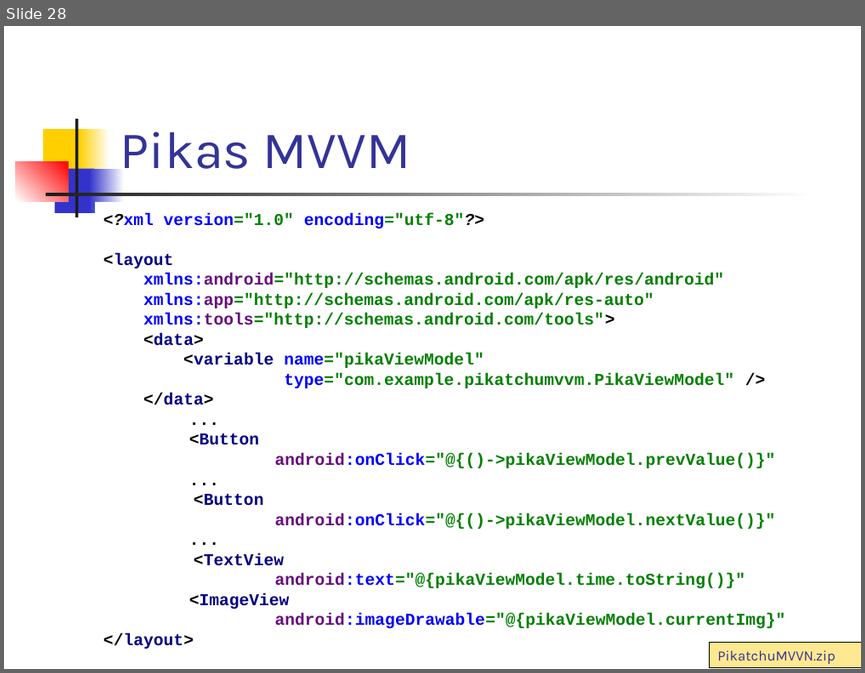
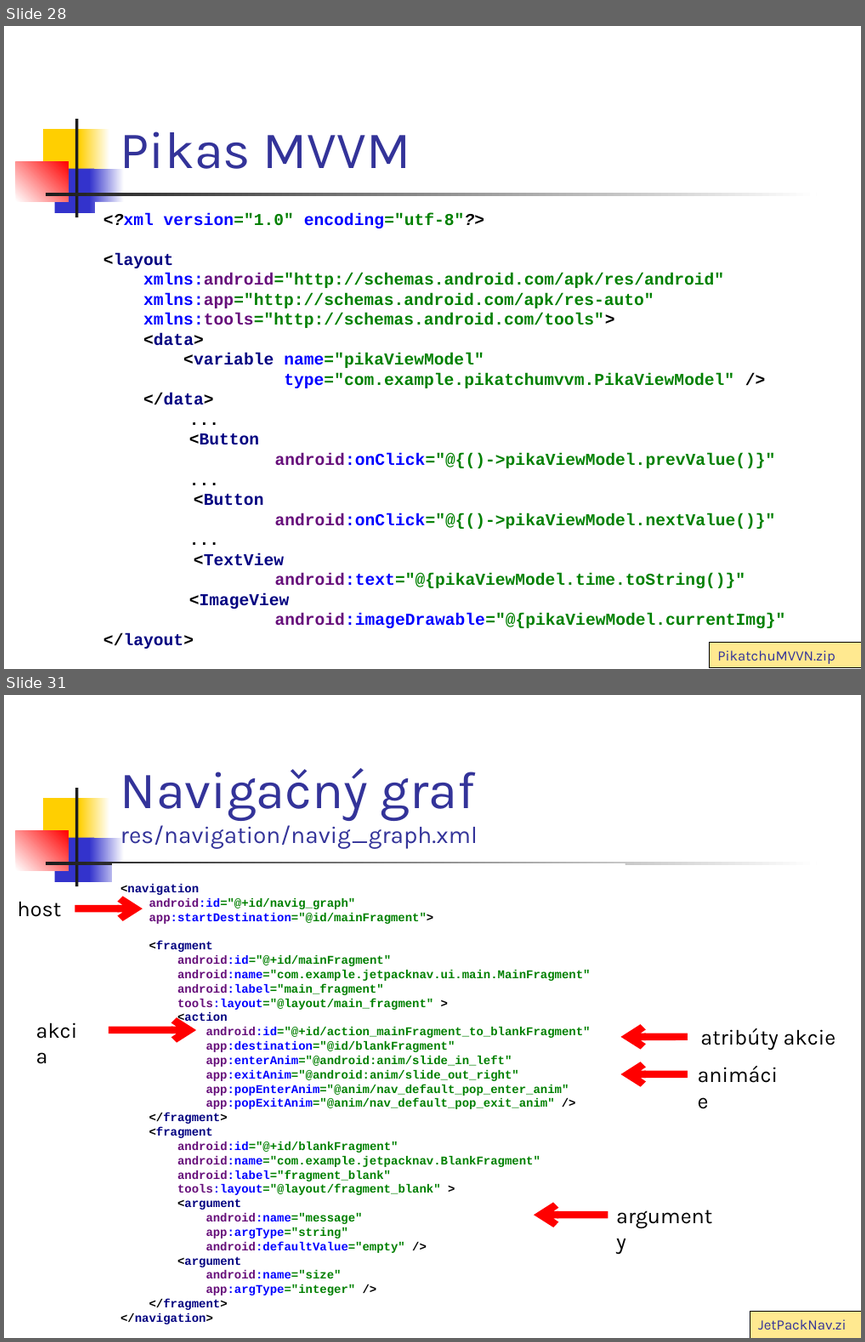
Before and after one commit to vmandro/Prednasky, a slide deck: 07/07_Android.ppt. Shown one above the other, each under a label of ours: slide 28 before the commit, slides 28 and 31 after it; the slides between them are not shown. The pictures are 865x673 and 865x1342 pixels, drawn with LibreOffice and Linux fonts; fonts in the diff are those of the drawing. Boxes give left, top, right and bottom in pixels: in the first picture for what was removed or moved away, otherwise in the second. Text is boxed around its words. In the diff, an @@ line names an element or a change of style, - is before the commit and + after.

```diff
--- a/07/07_Android.ppt
+++ b/07/07_Android.ppt
@@ slide 31 added at (x1=4, y1=695, x2=861, y2=1338), background #FFFFFF; not listed: 7 template elements that a slide beside it also shows @@
@@ title added at (x1=120, y1=768, x2=477, y2=849), 20 pt, text #333399 @@
+Navigačný graf
+res/navigation/navig_graph.xml
@@ text added at (x1=120, y1=884, x2=590, y2=1324), 10 pt, text #008000, bold @@
+<navigation
+android:id="@+id/navig_graph"
+app:startDestination="@id/mainFragment">
+<fragment
+android:id="@+id/mainFragment"
+android:name="com.example.jetpacknav.ui.main.MainFragment"
+android:label="main_fragment"
+tools:layout="@layout/main_fragment" >
+<action
+android:id="@+id/action_mainFragment_to_blankFragment"
+app:destination="@id/blankFragment"
+app:enterAnim="@android:anim/slide_in_left"
+app:exitAnim="@android:anim/slide_out_right"
+app:popEnterAnim="@anim/nav_default_pop_enter_anim"
+app:popExitAnim="@anim/nav_default_pop_exit_anim" />
+</fragment>
+<fragment
+android:id="@+id/blankFragment"
+android:name="com.example.jetpacknav.BlankFragment"
+android:label="fragment_blank"
+tools:layout="@layout/fragment_blank" >
+<argument
+android:name="message"
+app:argType="string"
+android:defaultValue="empty" />
+<argument
+android:name="size"
+app:argType="integer" />
+</fragment>
+</navigation>
@@ text added at (x1=18, y1=901, x2=62, y2=917), 18 pt, text #000000 @@
+host
@@ arrow added from (75, 908) to (143, 908), #FF0000 6.01 pt @@
@@ text added at (x1=28, y1=1012, x2=94, y2=1072), 18 pt, text #000000 @@
+akcia
@@ arrow added from (109, 1030) to (196, 1030), #FF0000 6.01 pt @@
@@ arrow added from (687, 1037) to (621, 1037), #FF0000 6.01 pt @@
@@ text added at (x1=700, y1=1028, x2=835, y2=1049), 18 pt, text #000000 @@
+atribúty akcie
@@ arrow added from (687, 1074) to (621, 1074), #FF0000 6.01 pt @@
@@ text added at (x1=688, y1=1056, x2=794, y2=1117), 18 pt, text #000000 @@
+animácie
@@ text added at (x1=608, y1=1197, x2=729, y2=1257), 18 pt, text #000000 @@
+argumenty
@@ arrow added from (608, 1214) to (534, 1214), #FF0000 6.01 pt @@
@@ rectangle added at (x1=749, y1=1311, x2=861, y2=1338), fill #FFE990, outline #000000 0.74 pt, 12 pt, text #333399 @@
+JetPackNav.zip
```
Also in this commit, not shown: 1 slide changed, 10 other slides added, 1 slide removed, 1 other file.
